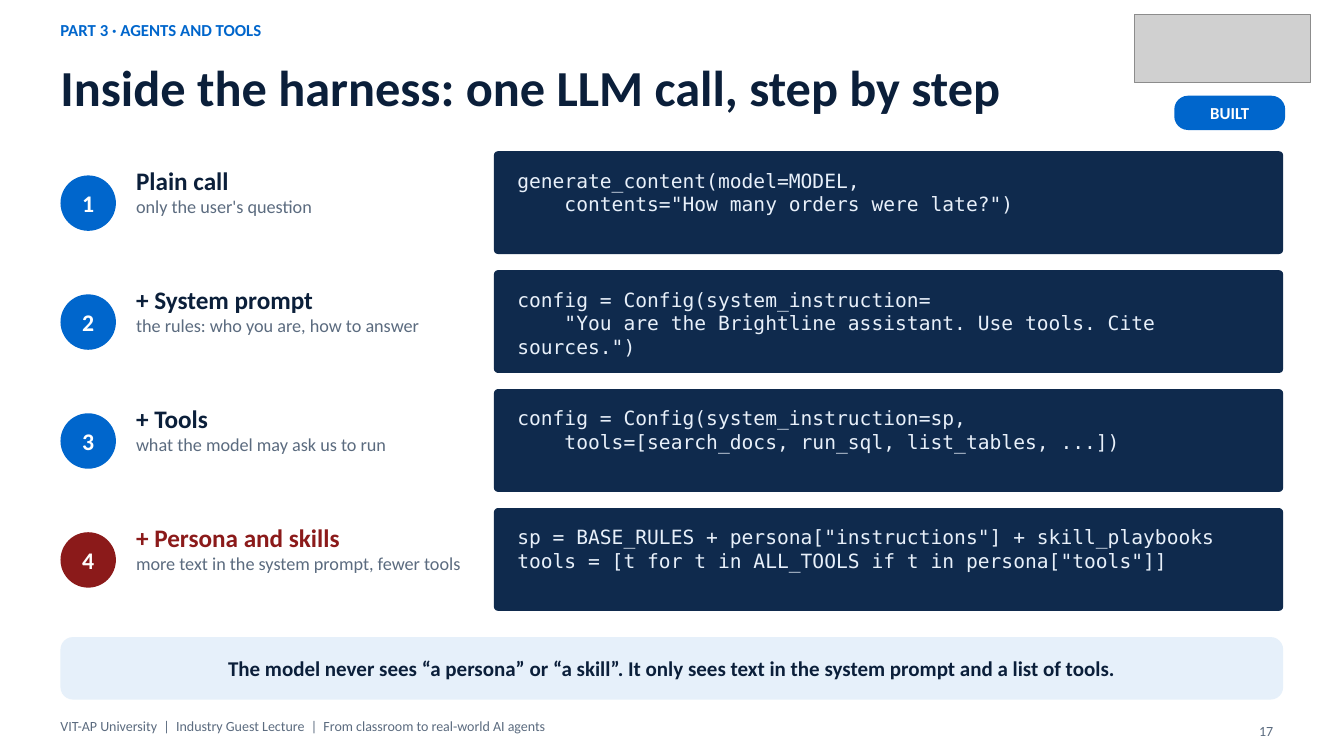
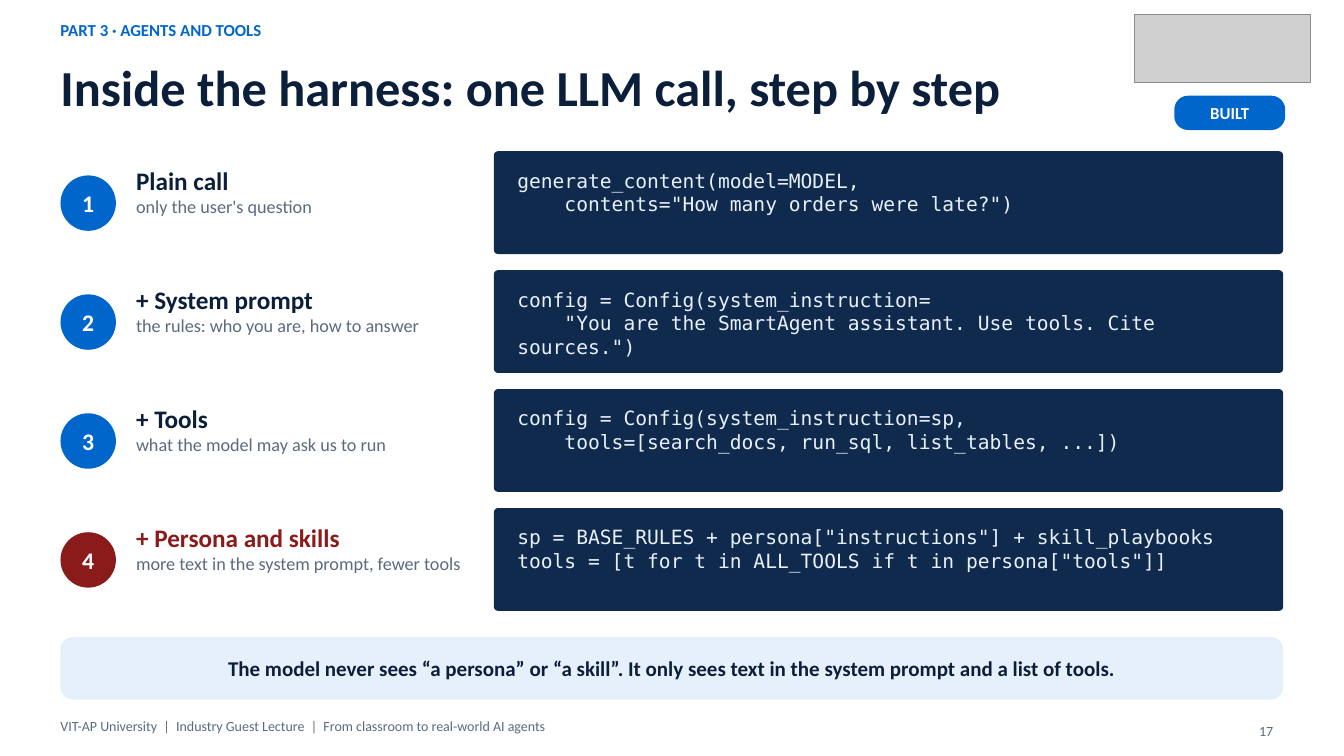
Before and after one commit to nareshroyalc/Demo, a slide deck: slide 17 of deck/VIT-AP_AI_Webinar.pptx. Drawn at 1344x756 pixels with LibreOffice and Linux fonts; fonts in the diff are those of the drawing; grey boxes stand for pictures. Boxes give left, top, right and bottom in pixels: in the first picture for what was removed or moved away, otherwise in the second. Text is boxed around its words. In the diff, an @@ line names an element or a change of style, - is before the commit and + after.

Commit message:
Deck: persona, skill and plugin demo slides; real skills example; generic SmartAgent name (73 slides)

```diff
--- a/deck/VIT-AP_AI_Webinar.pptx
+++ b/deck/VIT-AP_AI_Webinar.pptx
@@ text in rounded rectangle at (517, 315, 1155, 357): text changed @@
-"You are the Brightline assistant. Use tools. Cite sources.")
+"You are the SmartAgent assistant. Use tools. Cite sources.")
```
Also in this commit, not shown: 4 other slides changed, 3 slides added, 7 other files.
